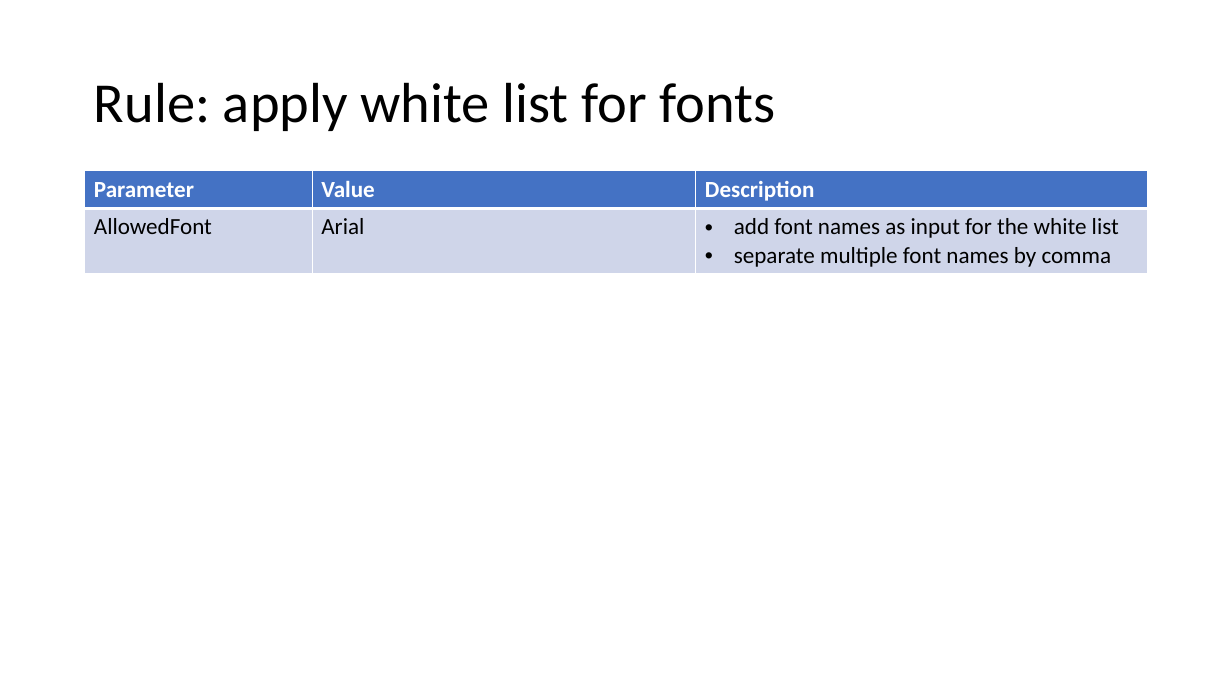
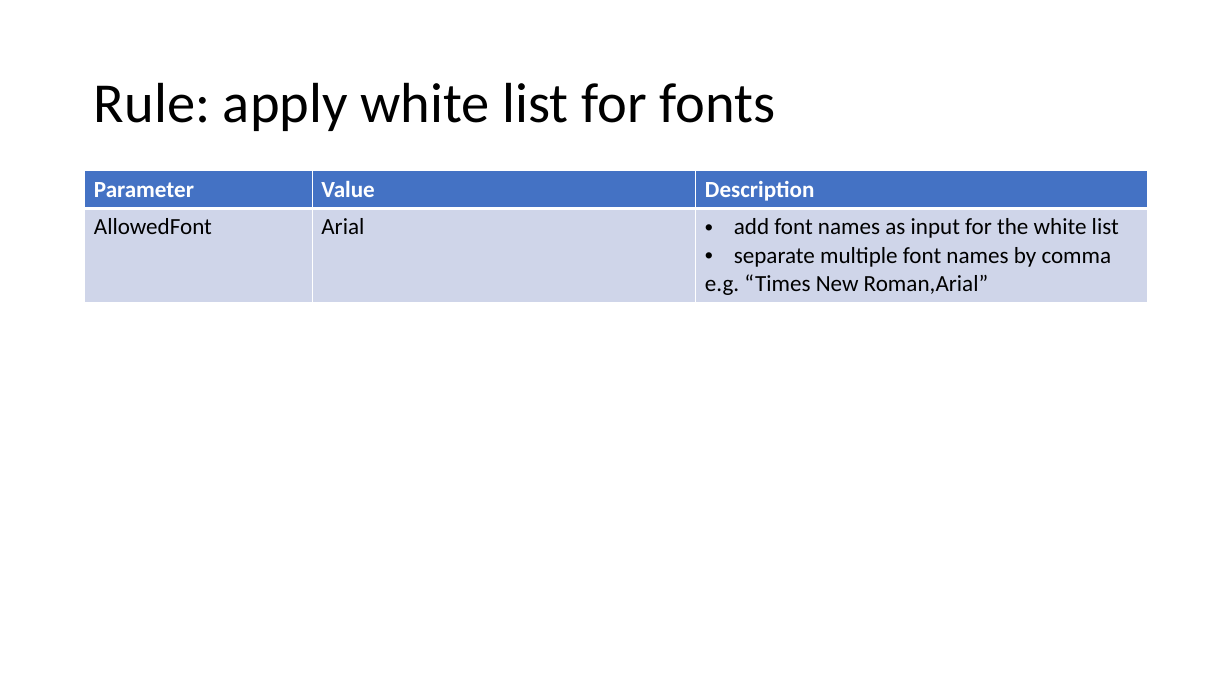
Before and after one commit to mckryton/slide_validator, a slide deck: slide 2 of SlideValidator.pptm. Drawn at 1232x693 pixels with LibreOffice and Linux fonts; fonts in the diff are those of the drawing. Boxes give left, top, right and bottom in pixels: in the first picture for what was removed or moved away, otherwise in the second. Text is boxed around its words. In the diff, an @@ line names an element or a change of style, - is before the commit and + after.

```diff
--- a/SlideValidator.pptm
+++ b/SlideValidator.pptm
@@ table at box(85, 171, 1148, 301) @@
-row 2, column 3: add font names as input for the white list / separate multiple font names by comma
+row 2, column 3: add font names as input for the white list / separate multiple font names by comma / e.g. “Times New Roman,Arial”
```
Also in this commit, not shown: 2 other files.
